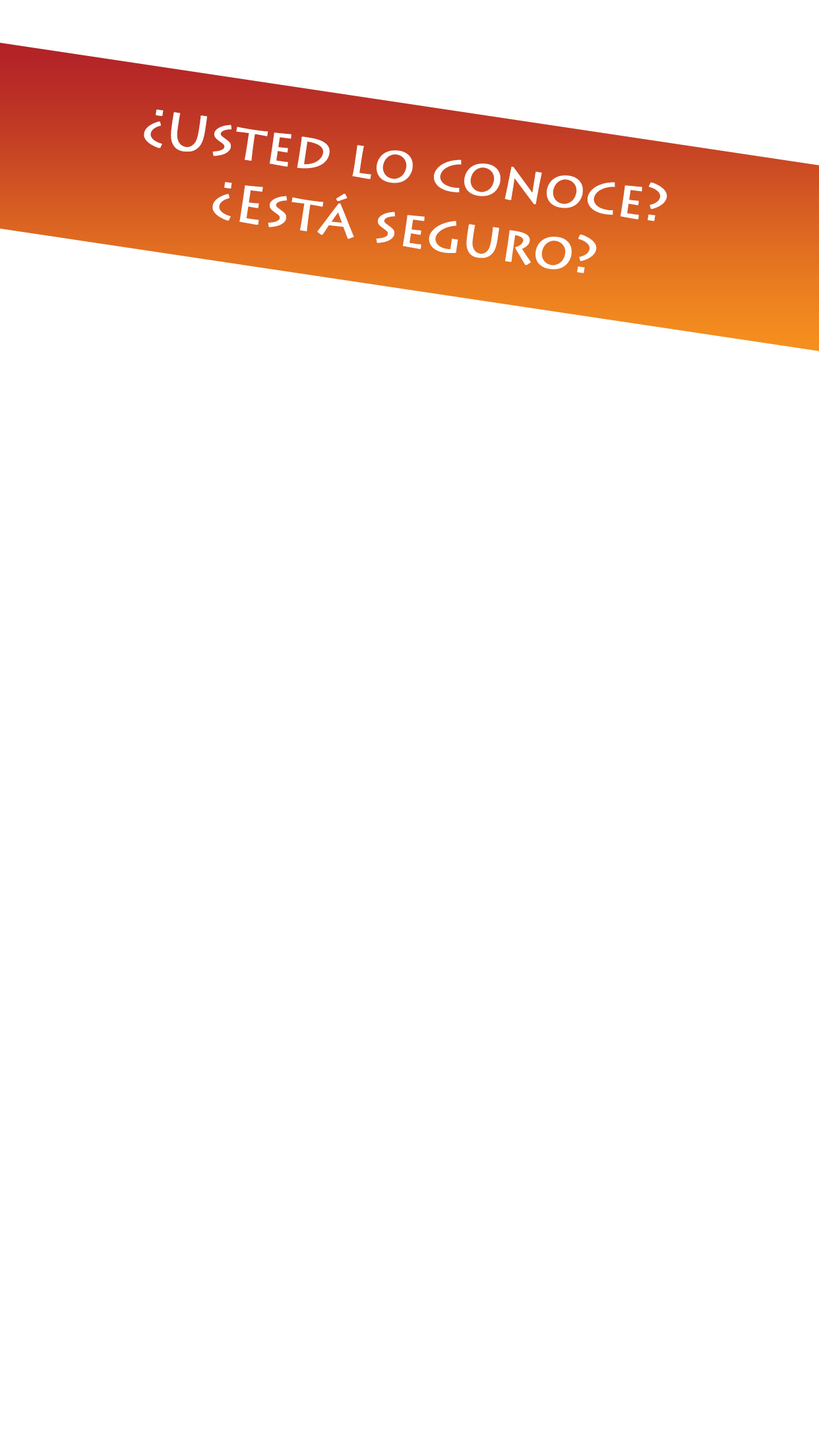
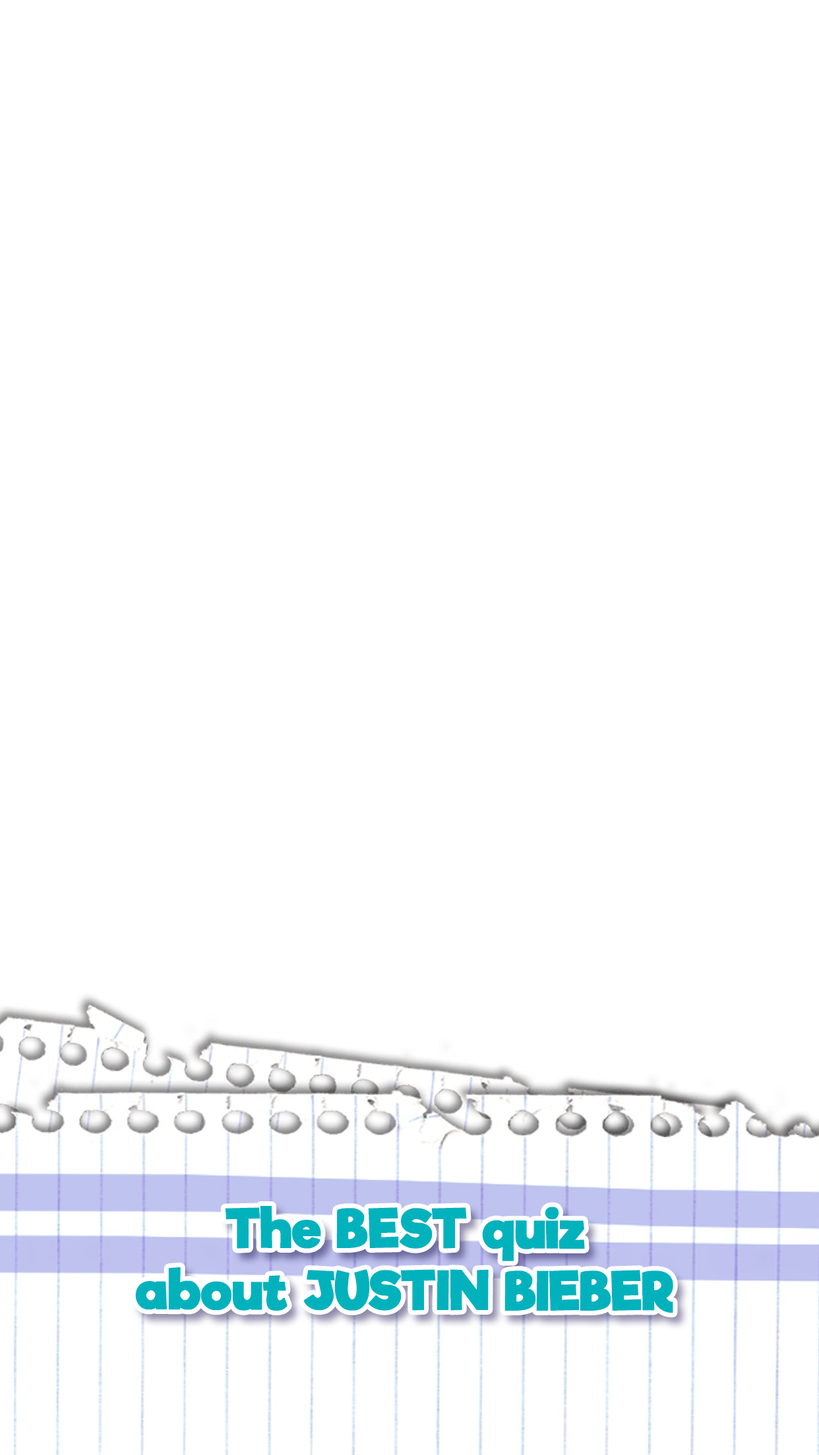
Layer changes from the first (819, 1455) image to the second:
showed group "en" (4 layers) over [106, 108, 693, 1355]
renamed "The BEST quiz about your favorite" to "The BEST quiz about JUSTIN BIEBER", painted on it over [106, 1152, 693, 1355]
showed group "pt" (4 layers) over [95, 106, 702, 1358]
renamed "¿Usted lo conoce? ¿Está seguro?" to "¿Usted sabe sus CANCIONES?", hid it, painted on it over [143, 109, 668, 274]
hid "Rectangle 2 copy" over [0, 42, 819, 352]
added group "BAIXO" with 2 layers above "Rectangle 1" over [0, 993, 819, 1455]
added layer "store-silhouetes" in group "BAIXO" over [0, 993, 819, 1455]
added layer "Gradient Fill 1" in group "BAIXO" over [0, 993, 819, 1455]
